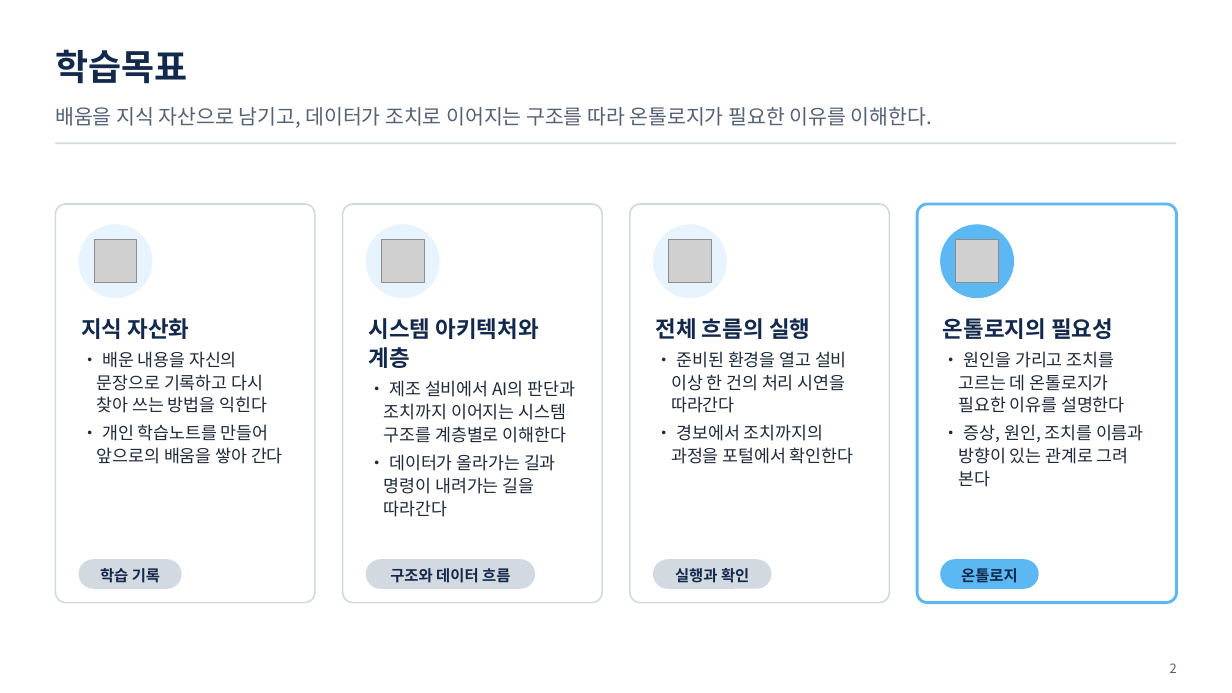
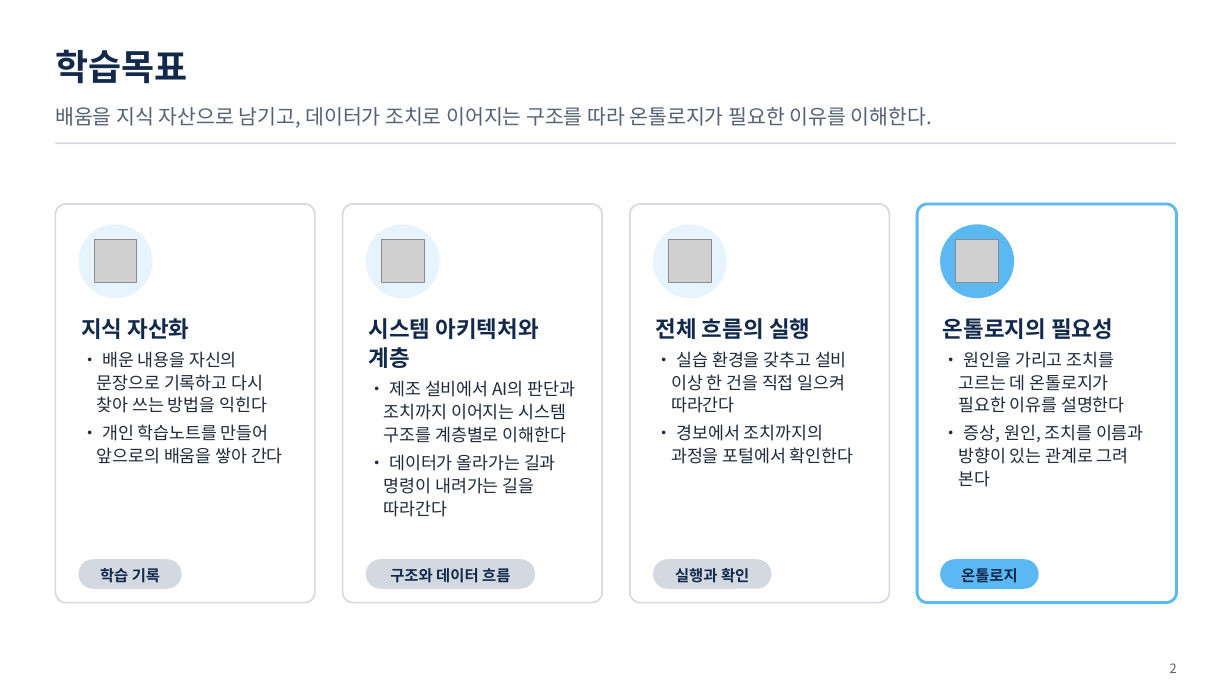
Before and after one commit to uengine-oss/hyd-iot-edu, a slide deck: slide 2 of 산출물/통합반/이론/01회차/통합반_01일차.pptx. Drawn at 1232x693 pixels with LibreOffice and Linux fonts; fonts in the diff are those of the drawing; grey boxes stand for pictures. Boxes give left, top, right and bottom in pixels: in the first picture for what was removed or moved away, otherwise in the second. Text is boxed around its words. In the diff, an @@ line names an element or a change of style, - is before the commit and + after.

```diff
--- a/산출물/통합반/이론/01회차/통합반_01일차.pptx
+++ b/산출물/통합반/이론/01회차/통합반_01일차.pptx
@@ text at <box>671,351,847,413</box>: text changed @@
-• 준비된 환경을 열고 설비 이상 한 건의 처리 시연을 따라간다
+• 실습 환경을 갖추고 설비 이상 한 건을 직접 일으켜 따라간다
```
Also in this commit, not shown: 3 other slides changed, 1 slide added, 1 slide removed, 12 other files.
